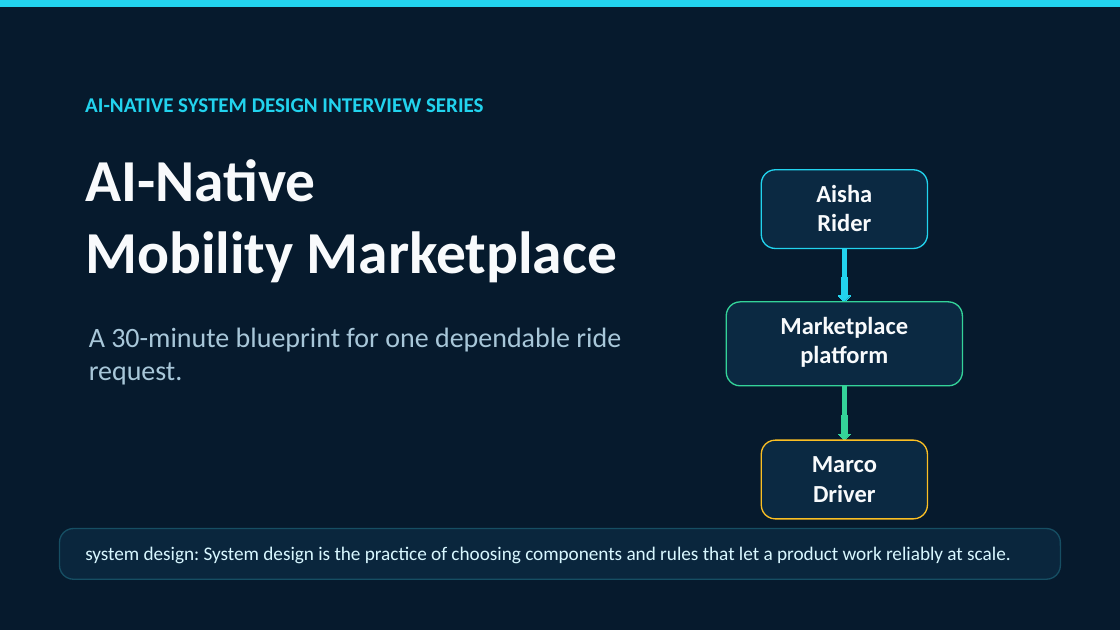
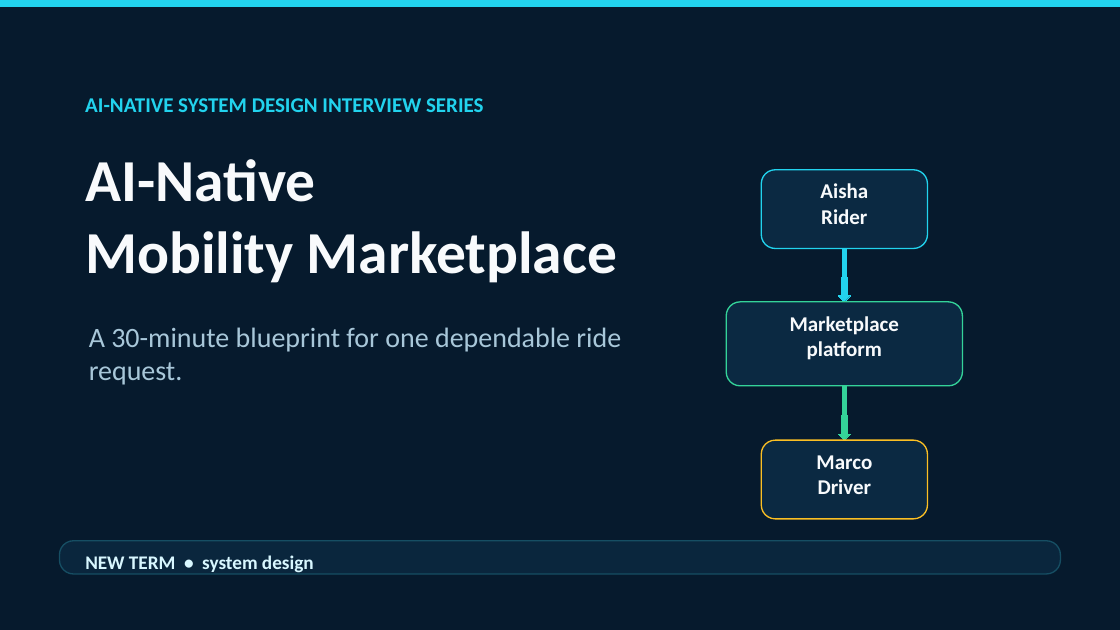
Before and after one commit to navaidya/learning, a slide deck: slide 1 of video/system-design/ai-native-mobility-marketplace/ai-native-mobility-marketplace.pptx. Drawn at 1120x630 pixels with LibreOffice and Linux fonts; fonts in the diff are those of the drawing. Boxes give left, top, right and bottom in pixels: in the first picture for what was removed or moved away, otherwise in the second. Text is boxed around its words. In the diff, an @@ line names an element or a change of style, - is before the commit and + after.

```diff
--- a/video/system-design/ai-native-mobility-marketplace/ai-native-mobility-marketplace.pptx
+++ b/video/system-design/ai-native-mobility-marketplace/ai-native-mobility-marketplace.pptx
@@ size 21 to 18 pt in 3 elements at (x1=761, y1=170, x2=928, y2=249), (x1=727, y1=302, x2=963, y2=386), (x1=761, y1=440, x2=928, y2=519) @@
@@ rounded rectangle resized from (x1=60, y1=528, x2=1061, y2=579) to (x1=60, y1=541, x2=1061, y2=575) @@
@@ rounded rectangle at (x1=60, y1=541, x2=1061, y2=575): proportions changed @@
@@ text at (x1=85, y1=555, x2=314, y2=573): text changed; bold on @@
-system design: System design is the practice of choosing components and rules that let a product work reliably at scale.
+NEW TERM • system design
```
Also in this commit, not shown: 24 other slides changed.
